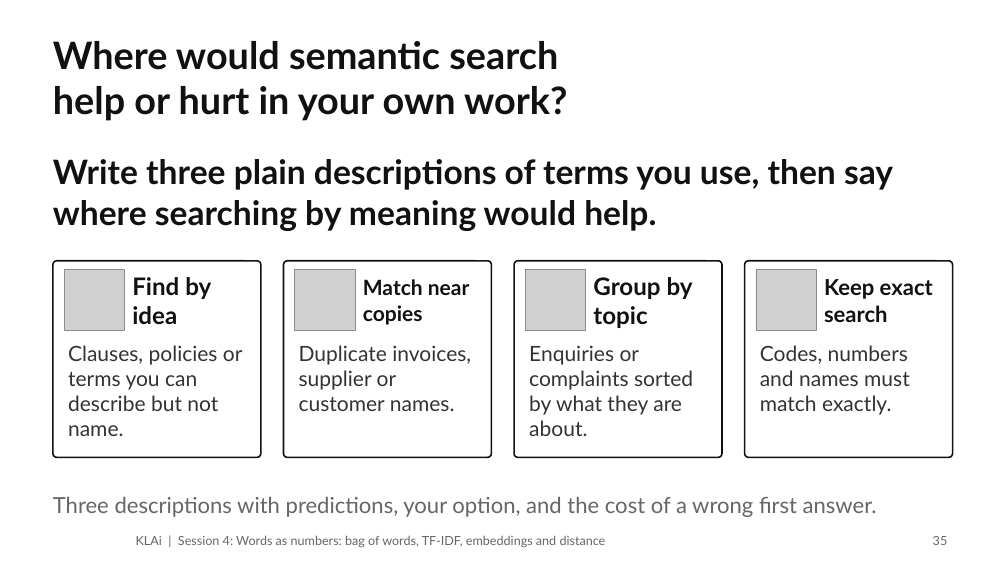
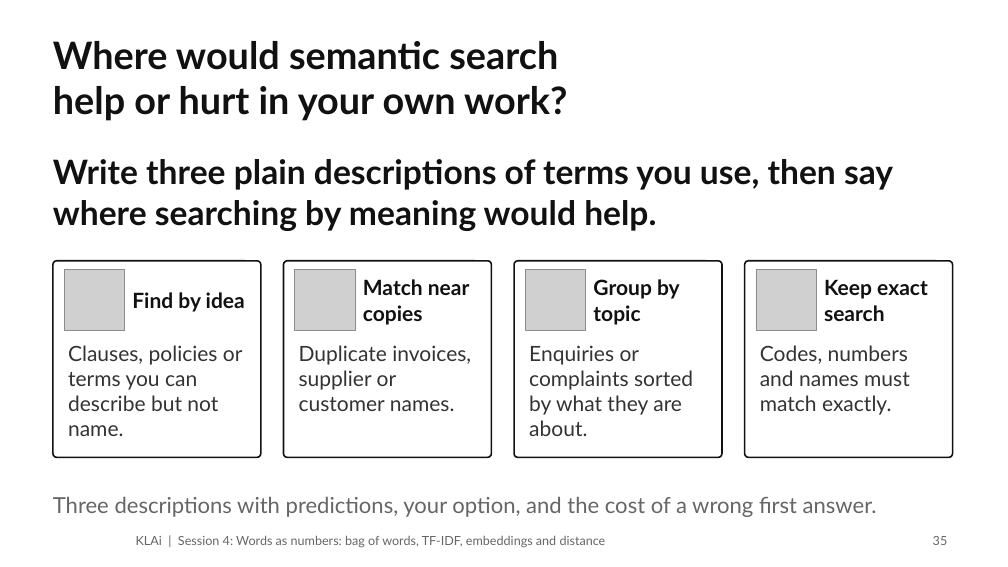
Before and after one commit to Jotham566/teaching-material, a slide deck: slide 35 of Professional_AI_Training/Business_AI/Applied AI and Automation - Executive Edition/02 Class Slides/04 - Words as numbers bag of words, TF-IDF, embeddings and distance.pptx. Drawn at 1008x567 pixels with LibreOffice and Linux fonts; fonts in the diff are those of the drawing; grey boxes stand for pictures; background and template pictures are left out. Boxes give left, top, right and bottom in pixels: in the first picture for what was removed or moved away, otherwise in the second. Text is boxed around its words. In the diff, an @@ line names an element or a change of style, - is before the commit and + after.

```diff
--- a/Professional_AI_Training/Business_AI/Applied AI and Automation - Executive Edition/02 Class Slides/04 - Words as numbers bag of words, TF-IDF, embeddings and distance.pptx
+++ b/Professional_AI_Training/Business_AI/Applied AI and Automation - Executive Edition/02 Class Slides/04 - Words as numbers bag of words, TF-IDF, embeddings and distance.pptx
@@ text "Find by idea" at <box>132,292,245,312</box>: size 23 to 20 pt; line spacing 27.6pt to 24pt @@
@@ text "Group by topic" at <box>593,279,680,325</box>: size 23 to 20 pt; line spacing 27.6pt to 24pt @@
@@ text "Keep exact search" at <box>824,279,928,321</box>: size 21 to 20 pt; line spacing 25.2pt to 24pt @@
```
Also in this commit, not shown: 1 other slide changed, 50 other files.
